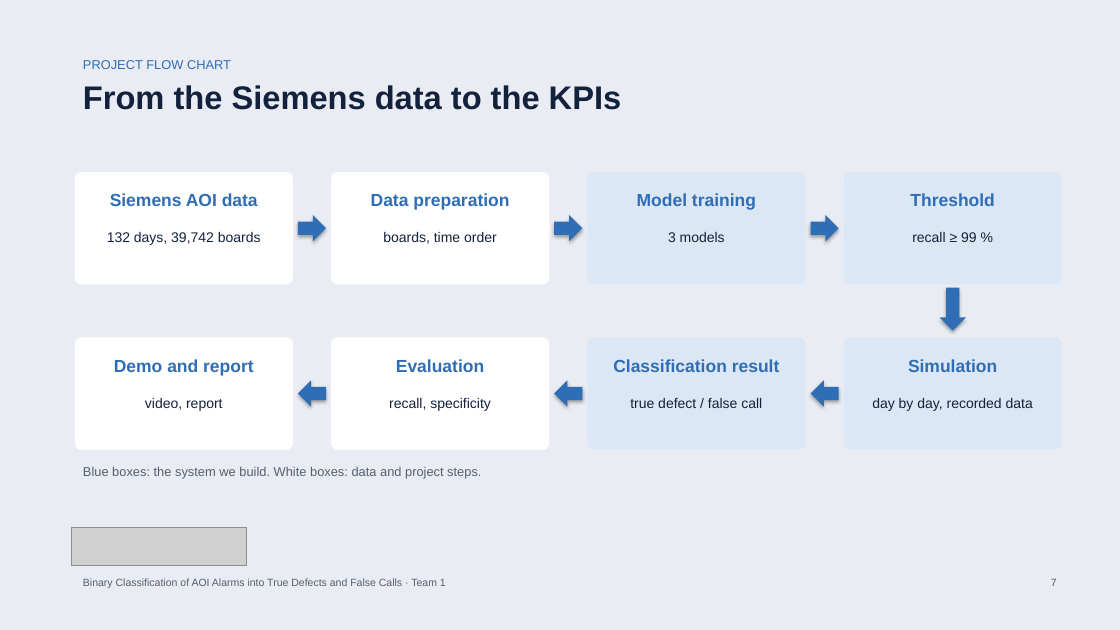
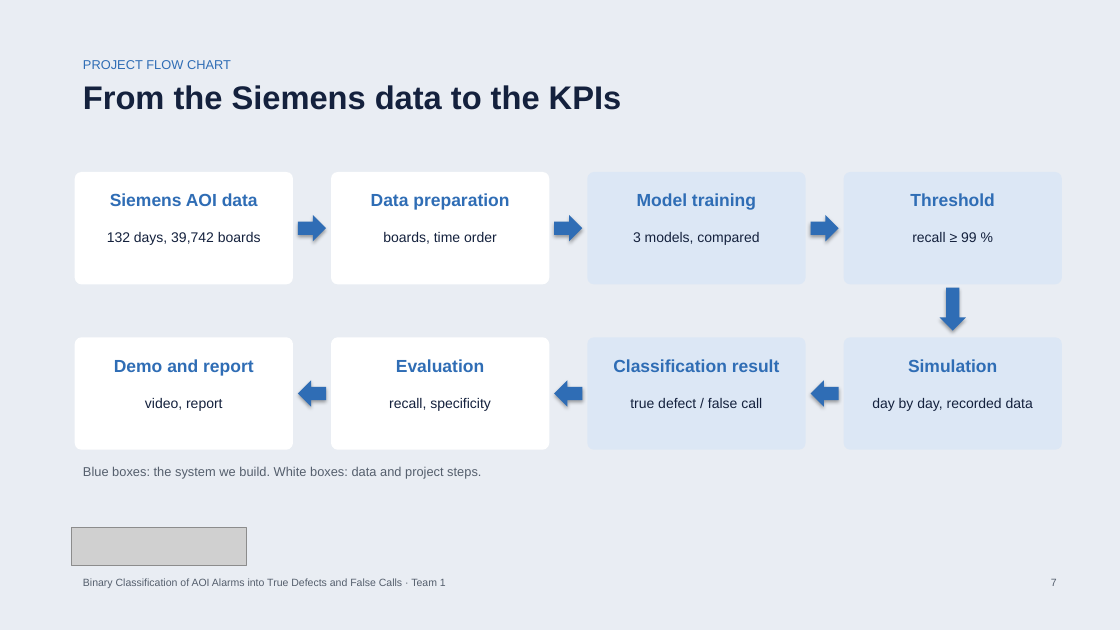
Before and after one commit to bodhi584/aoi-decision-gate, a slide deck: slide 7 of docs/slides_revised_topic.pptx. Drawn at 1120x630 pixels with LibreOffice and Linux fonts; fonts in the diff are those of the drawing; grey boxes stand for pictures. Boxes give left, top, right and bottom in pixels: in the first picture for what was removed or moved away, otherwise in the second. Text is boxed around its words. In the diff, an @@ line names an element or a change of style, - is before the commit and + after.

Commit message:
Data source on the introduction slide; three classification models for one binary task

```diff
--- a/docs/slides_revised_topic.pptx
+++ b/docs/slides_revised_topic.pptx
@@ text at (x1=633, y1=232, x2=759, y2=245): text changed @@
-3 models
+3 models, compared
```
Also in this commit, not shown: 5 other slides changed, 3 other files.
